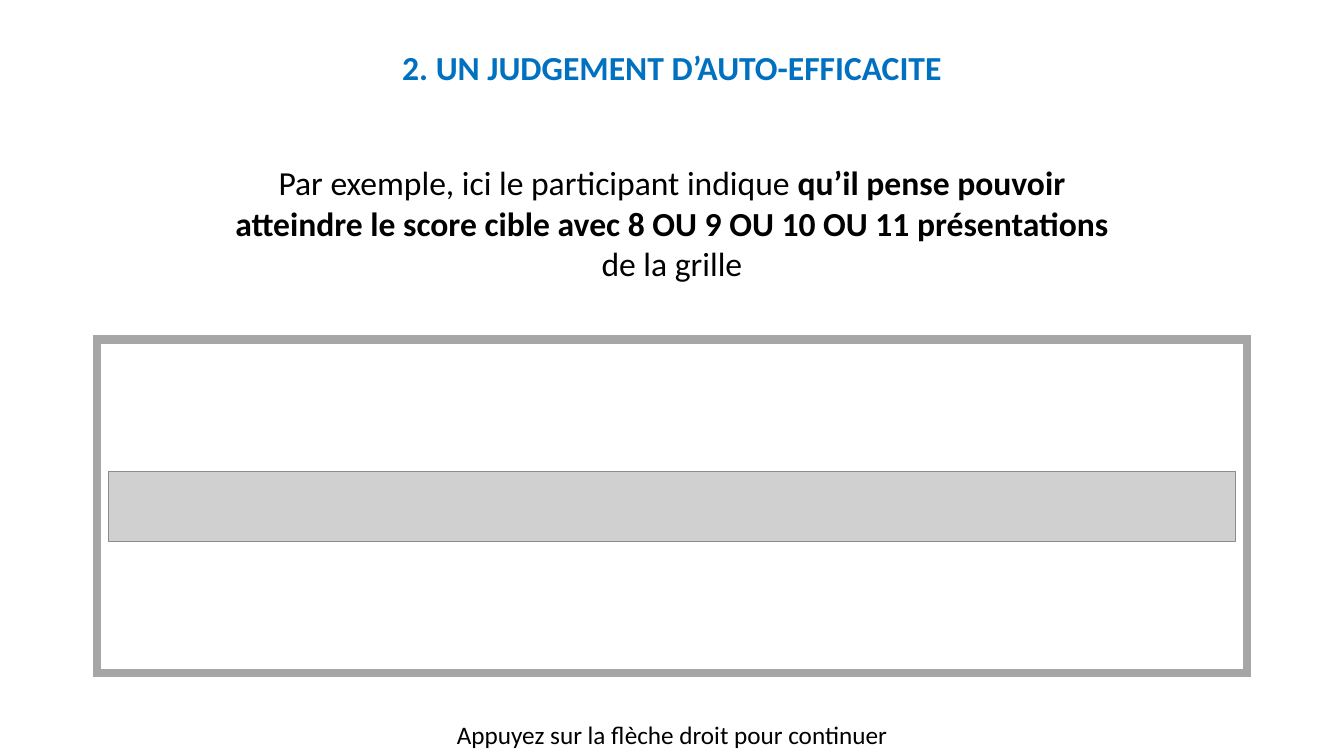
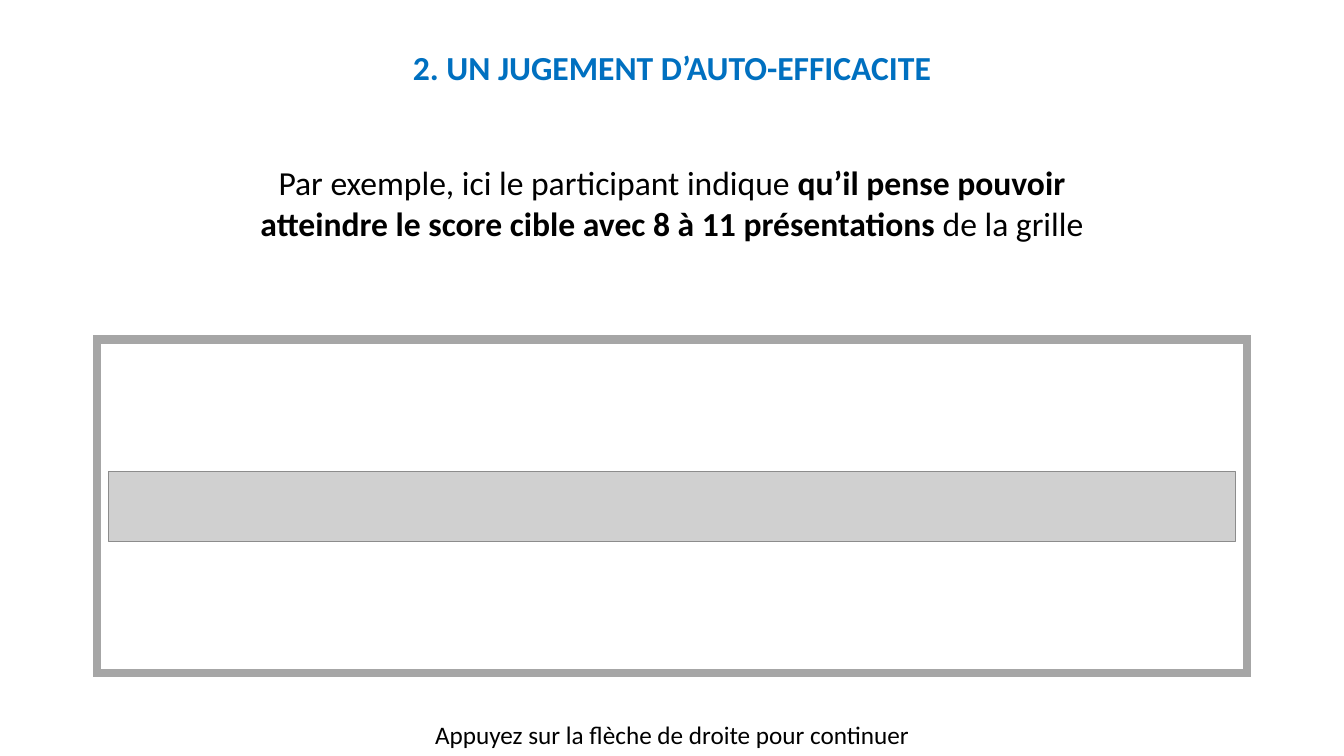
Before and after one commit to MBB-team/Online_Testing, a slide deck: slide 24 of src/Self_Efficacy/Stimuli/Instructions.pptx. Drawn at 1344x756 pixels with LibreOffice and Linux fonts; fonts in the diff are those of the drawing; grey boxes stand for pictures. Boxes give left, top, right and bottom in pixels: in the first picture for what was removed or moved away, otherwise in the second. Text is boxed around its words. In the diff, an @@ line names an element or a change of style, - is before the commit and + after.

```diff
--- a/src/Self_Efficacy/Stimuli/Instructions.pptx
+++ b/src/Self_Efficacy/Stimuli/Instructions.pptx
@@ text at box(413, 55, 931, 81): text changed @@
-2. UN JUDGEMENT D’AUTO-EFFICACITE
+2. UN JUGEMENT D’AUTO-EFFICACITE
@@ text at box(260, 170, 1083, 242): text changed @@
-Par exemple, ici le participant indique qu’il pense pouvoir atteindre le score cible avec 8 OU 9 OU 10 OU 11 présentations de la grille
+Par exemple, ici le participant indique qu’il pense pouvoir atteindre le score cible avec 8 à 11 présentations de la grille
@@ text at box(435, 726, 909, 748): text changed @@
-Appuyez sur la flèche droit pour continuer
+Appuyez sur la flèche de droite pour continuer
```
Also in this commit, not shown: 44 other slides changed, 45 other files.
